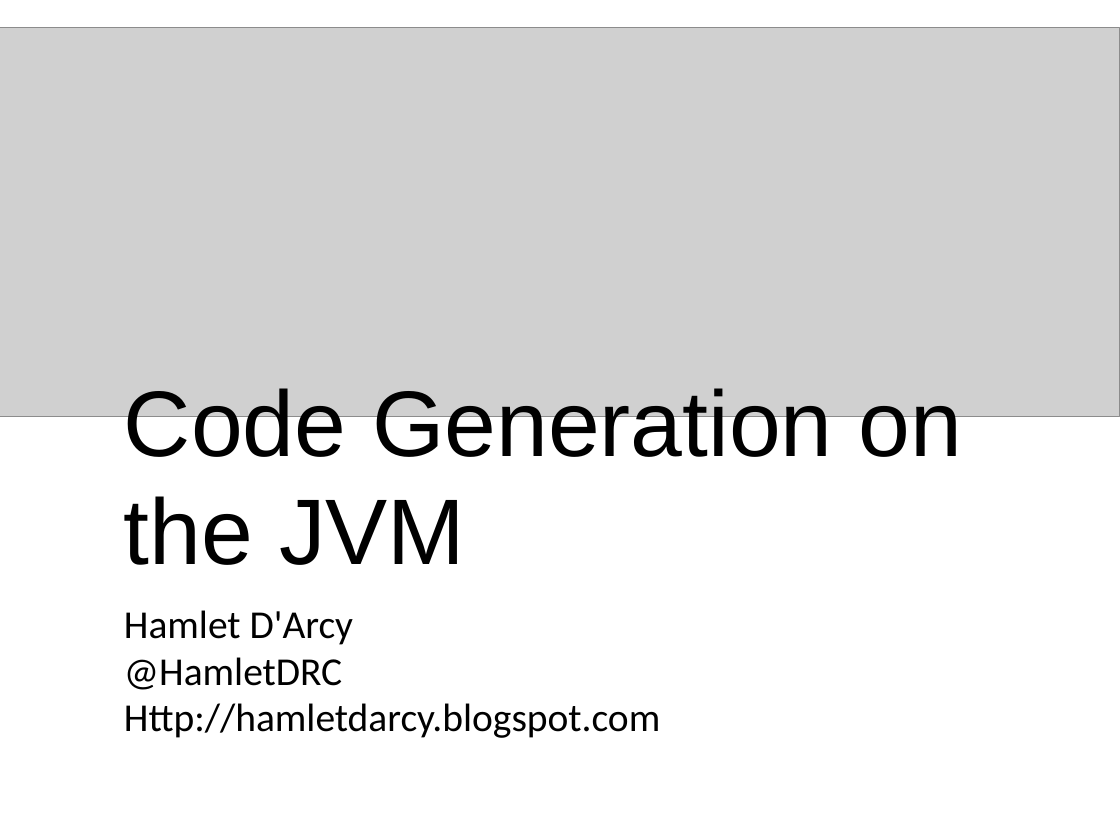
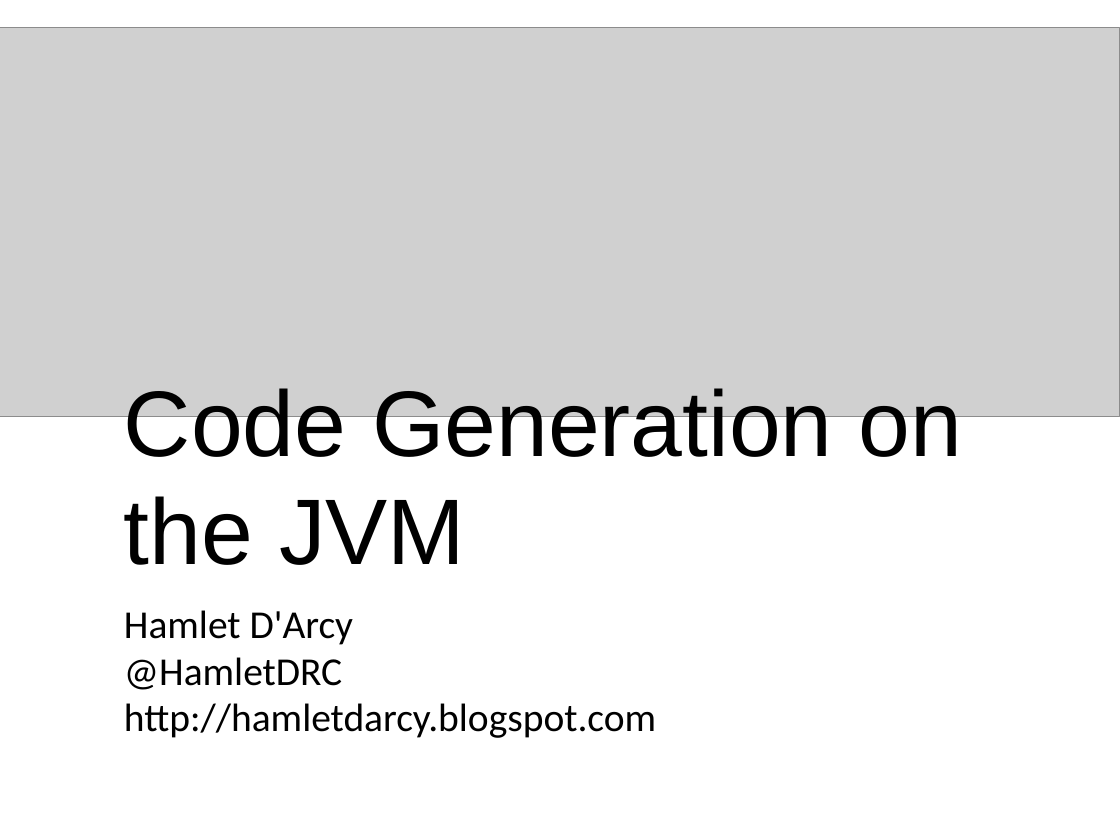
Before and after one commit to HamletDRC/presentations, a slide deck: slide 1 of asttransformations/CodeGeneration_SDC.odp. Drawn at 1120x840 pixels with LibreOffice and Linux fonts; fonts in the diff are those of the drawing; grey boxes stand for pictures. Boxes give left, top, right and bottom in pixels: in the first picture for what was removed or moved away, otherwise in the second. Text is boxed around its words. In the diff, an @@ line names an element or a change of style, - is before the commit and + after.

Commit message:
fixed typo

```diff
--- a/asttransformations/CodeGeneration_SDC.odp
+++ b/asttransformations/CodeGeneration_SDC.odp
@@ text at (124, 703, 656, 738): text changed @@
-Http://hamletdarcy.blogspot.com
+http://hamletdarcy.blogspot.com
```
